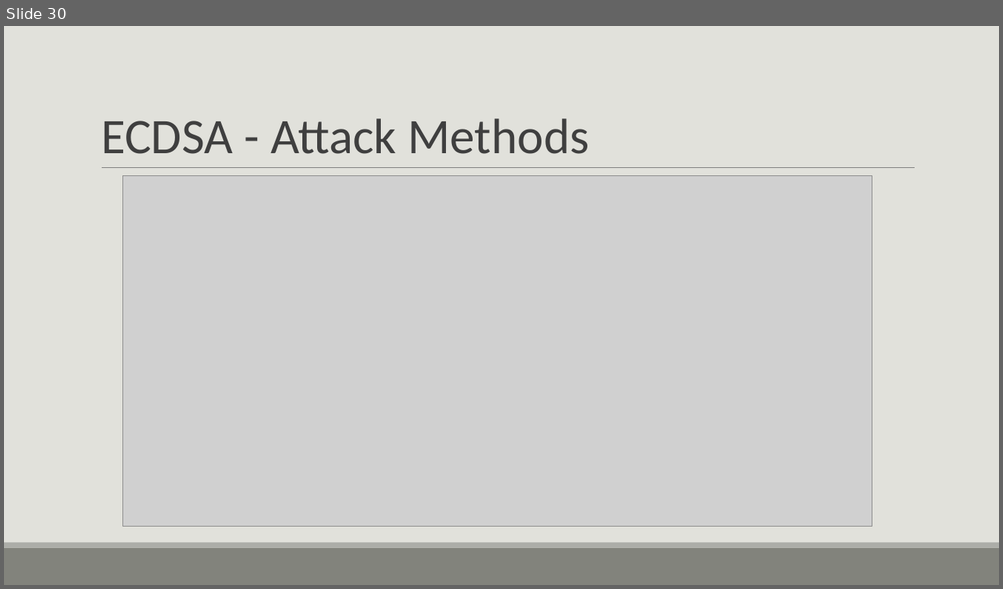
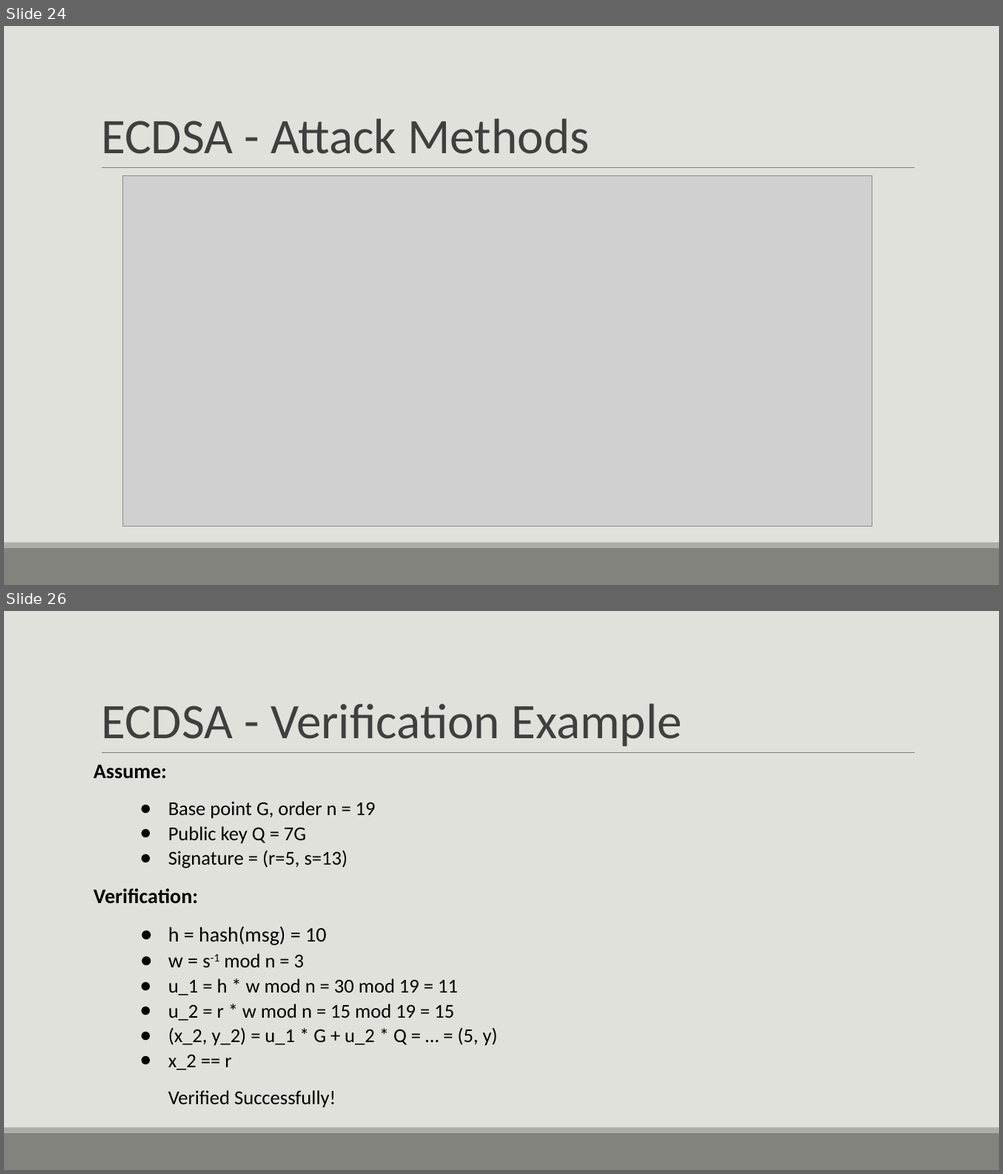
Before and after one commit to ShlomiFridman/CryptoProject2025, a slide deck: CryptoPresentation.pptx. Shown one above the other, each under a label of ours: slide 30 before the commit, slides 24 and 26 after it; the slides between them are not shown. The pictures are 1003x589 and 1003x1174 pixels, drawn with LibreOffice and Linux fonts; fonts in the diff are those of the drawing; grey boxes stand for pictures. Boxes give left, top, right and bottom in pixels: in the first picture for what was removed or moved away, otherwise in the second. Text is boxed around its words. In the diff, an @@ line names an element or a change of style, - is before the commit and + after.

```diff
--- a/CryptoPresentation.pptx
+++ b/CryptoPresentation.pptx
@@ slide 26 added at [4,611,999,1170], background #E1E1DB; not listed: 3 template elements that a slide beside it also shows @@
@@ title added at [101,703,682,746], 48 pt, text #3F3F3F @@
+ECDSA - Verification Example
@@ text added at [94,765,498,1108], 19 pt, text #000000 @@
+Assume:
+● Base point G, order n = 19
+● Public key Q = 7G
+● Signature = (r=5, s=13)
+Verification:
+● h = hash(msg) = 10
+● w = s-1 mod n = 3
+● u_1 = h * w mod n = 30 mod 19 = 11
+● u_2 = r * w mod n = 15 mod 19 = 15
+● (x_2, y_2) = u_1 * G + u_2 * Q = … = (5, y)
+● x_2 == r
+Verified Successfully!
@@ what was slide 30 is now slide 24 @@
```
Also in this commit, not shown: 8 slides changed, 1 other slide added, 15 slides removed, 3 other files.
